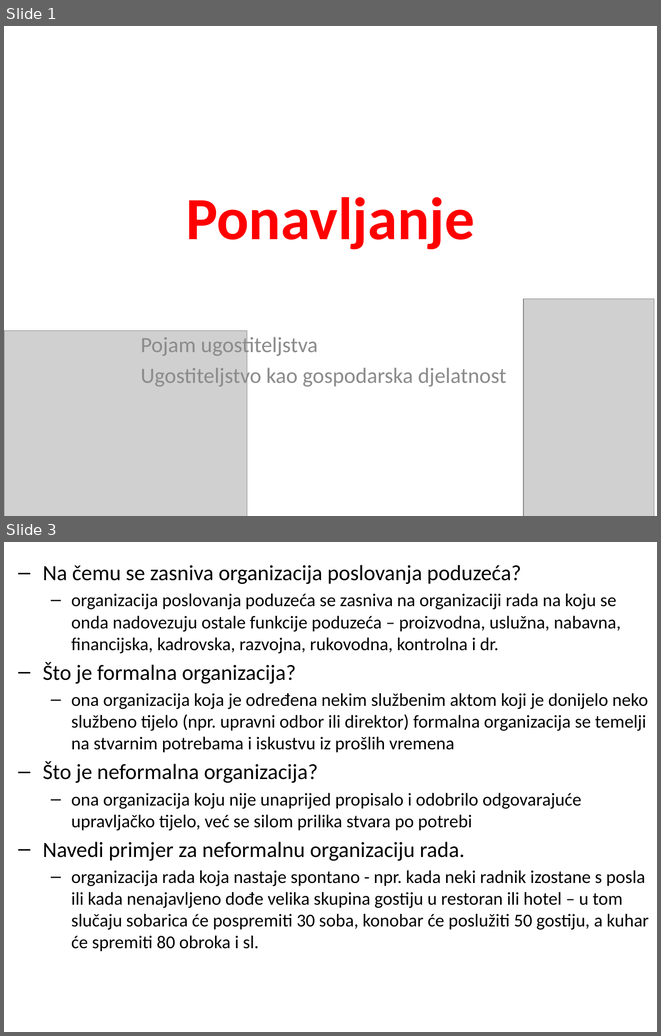
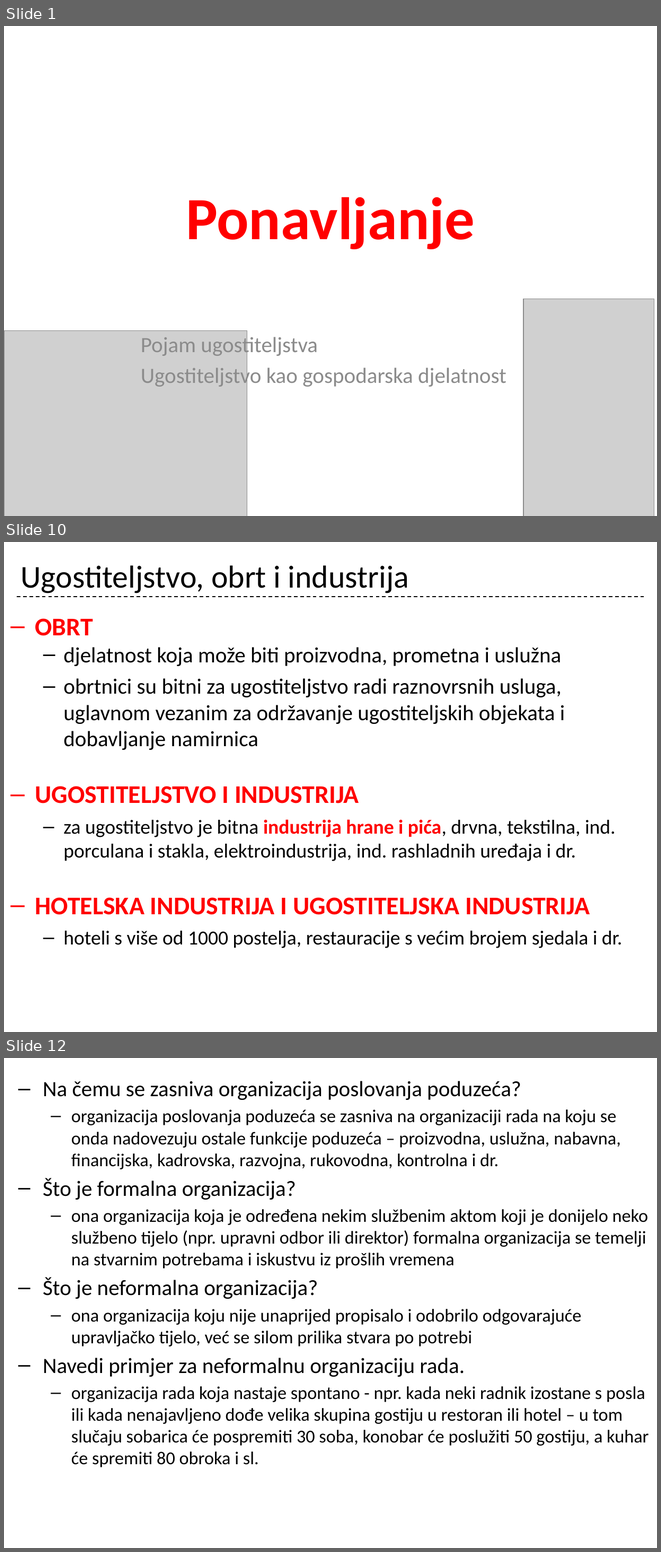
Before and after one commit to cornx/print, a slide deck: data/organizacija/001_uvod_i_ug_kao_gosp_djelatnost_ponavljanje.pptx. Shown one above the other, each under a label of ours: slides 1 and 3 before the commit, slides 1, 10 and 12 after it; the slides between them are not shown. The pictures are 661x1036 and 661x1552 pixels, drawn with LibreOffice and Linux fonts; fonts in the diff are those of the drawing; grey boxes stand for pictures. Boxes give left, top, right and bottom in pixels: in the first picture for what was removed or moved away, otherwise in the second. Text is boxed around its words. In the diff, an @@ line names an element or a change of style, - is before the commit and + after.

```diff
--- a/data/organizacija/001_uvod_i_ug_kao_gosp_djelatnost_ponavljanje.pptx
+++ b/data/organizacija/001_uvod_i_ug_kao_gosp_djelatnost_ponavljanje.pptx
@@ slide 10 added at bbox=[4, 542, 657, 1032], background #FFFFFF @@
@@ title added at bbox=[21, 565, 409, 593], 35 pt, text #000000 @@
+Ugostiteljstvo, obrt i industrija
@@ line added from (17, 597) to (644, 597), #000000 1 pt dashed @@
@@ text added at bbox=[35, 618, 623, 948], 22 pt, text #000000 @@
+– OBRT
+  – djelatnost koja može biti proizvodna, prometna i uslužna
+  – obrtnici su bitni za ugostiteljstvo radi raznovrsnih usluga, uglavnom vezanim za održavanje ugostiteljskih objekata i dobavljanje namirnica
+– UGOSTITELJSTVO I INDUSTRIJA
+  – za ugostiteljstvo je bitna industrija hrane i pića, drvna, tekstilna, ind. porculana i stakla, elektroindustrija, ind. rashladnih uređaja i dr.
+– HOTELSKA INDUSTRIJA I UGOSTITELJSKA INDUSTRIJA
+  – hoteli s više od 1000 postelja, restauracije s većim brojem sjedala i dr.
@@ what was slide 3 is now slide 12 @@
```
Also in this commit, not shown: 1 slide changed, 8 other slides added.
